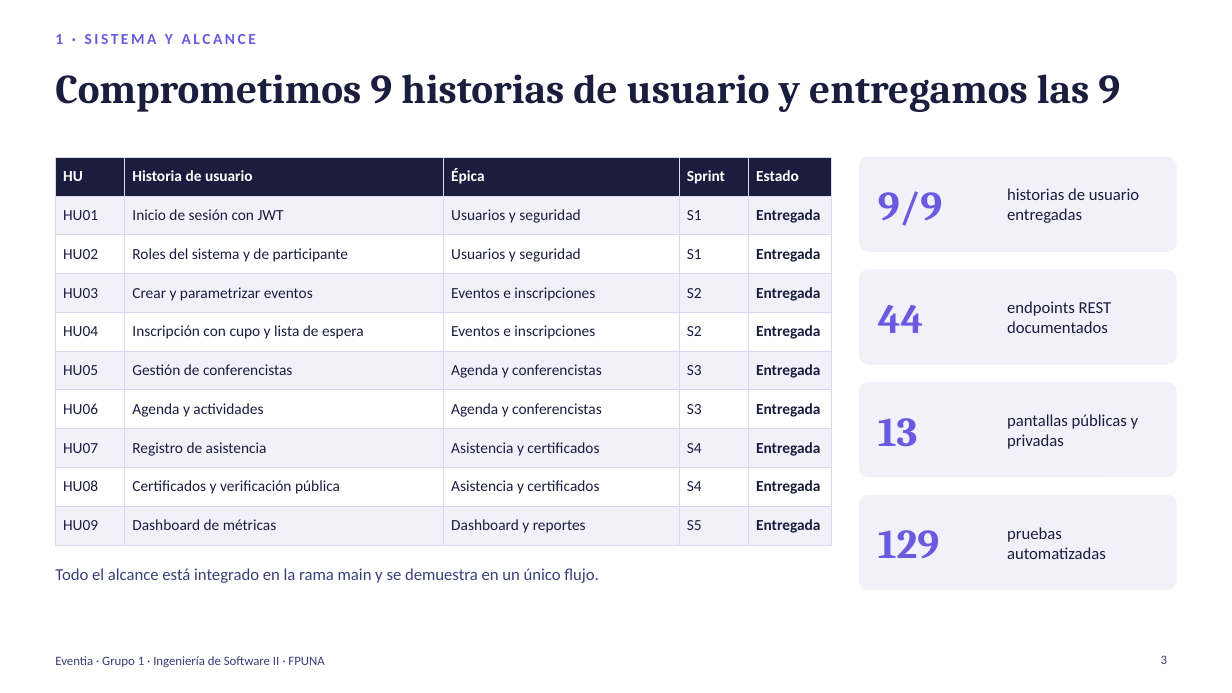
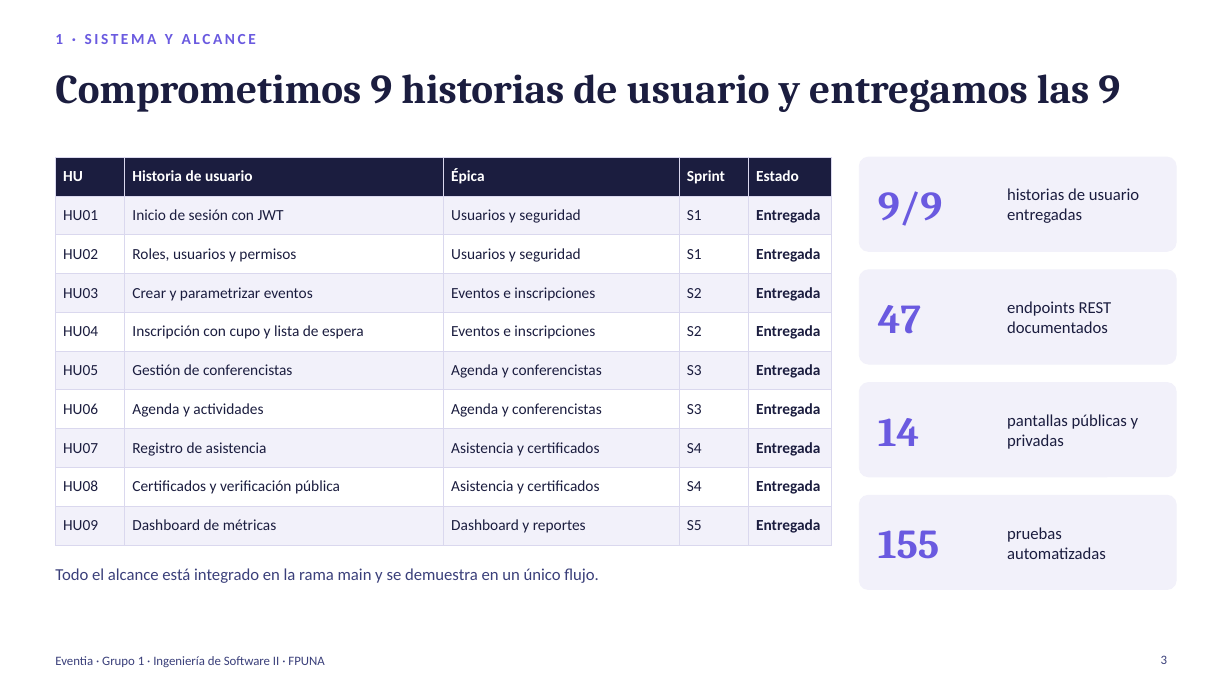
Before and after one commit to TobiasMiranda-FPUNA/Grupo-1-ING.-SOFT-II-Eventia, a slide deck: slide 3 of documentation/presentacion/Eventia_Presentacion.pptx. Drawn at 1232x693 pixels with LibreOffice and Linux fonts; fonts in the diff are those of the drawing. Boxes give left, top, right and bottom in pixels: in the first picture for what was removed or moved away, otherwise in the second. Text is boxed around its words. In the diff, an @@ line names an element or a change of style, - is before the commit and + after.

```diff
--- a/documentation/presentacion/Eventia_Presentacion.pptx
+++ b/documentation/presentacion/Eventia_Presentacion.pptx
@@ table at box(55, 157, 832, 537) @@
-row 3, column 2: Roles del sistema y de participante
+row 3, column 2: Roles, usuarios y permisos
@@ text at box(878, 305, 921, 334): text changed @@
-44
+47
@@ text at box(878, 418, 920, 446): text changed @@
-13
+14
@@ text at box(878, 530, 940, 559): text changed @@
-129
+155
```
Also in this commit, not shown: 6 other slides changed, 6 other files.
